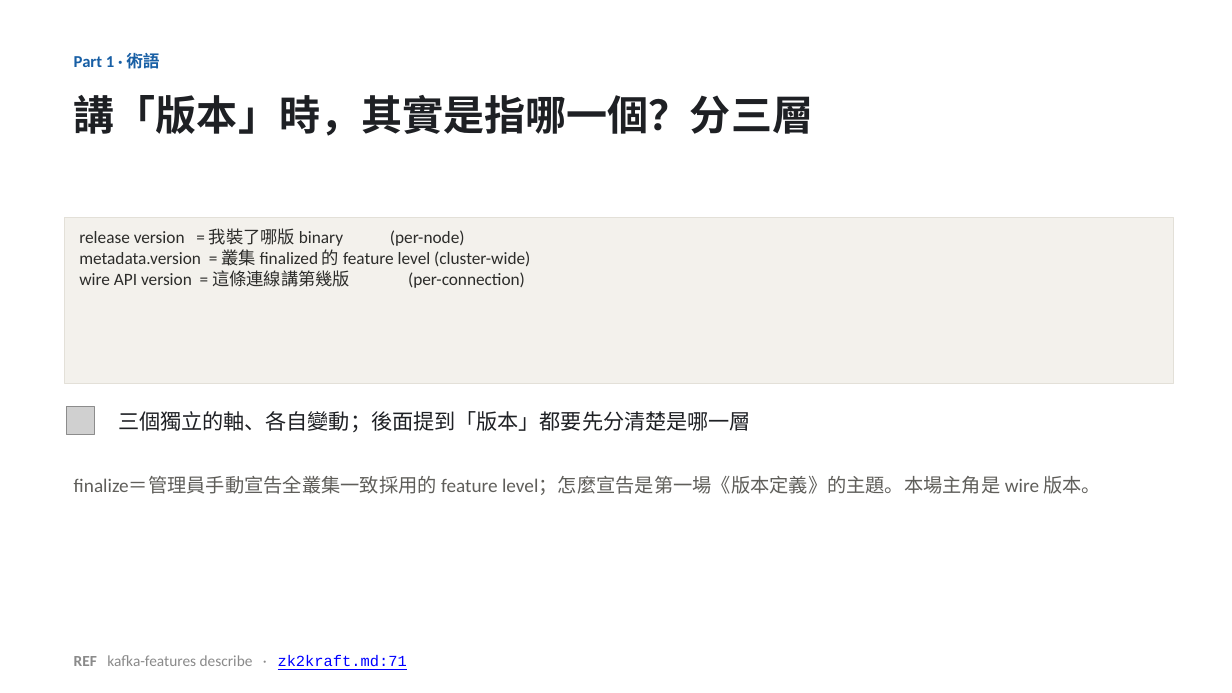
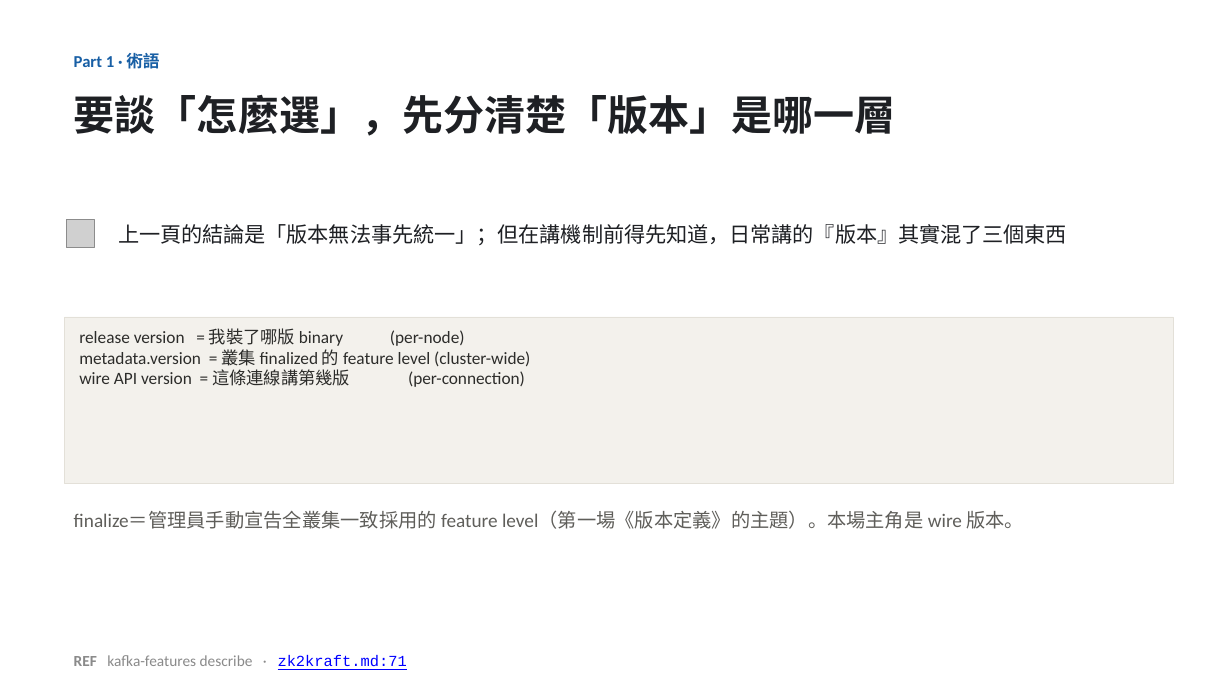
Before and after one commit to unknowntpo/kafka, a slide deck: slide 4 of study/version-control/kafka-version-negotiation.pptx (slide 5 before the commit). Drawn at 1232x693 pixels with LibreOffice and Linux fonts; fonts in the diff are those of the drawing; grey boxes stand for pictures. Boxes give left, top, right and bottom in pixels: in the first picture for what was removed or moved away, otherwise in the second. Text is boxed around its words. In the diff, an @@ line names an element or a change of style, - is before the commit and + after.

Commit message:
study(version-control): 套用 Eric review 第二批（議程/點題動機合併/術語橋/架構a分兩類/對照移位/關線用語）
- 議程 Part 1 回到「為什麼不能一個版本打天下」框架
- 點題＋動機合併成一張：zero downtime→一台一台升→混版；因果收在「不能鎖全叢集同一版」，不寫「連線當下」
- 術語加銜接橋（承上頁）；架構(a) 把 broker↔broker replication 獨立成「不協商」一類，不再放協商底下
- 對照移到 Fetch 舉例之後；quiz 正解「關線」→「關閉連線」；15 張

```diff
--- a/study/version-control/kafka-version-negotiation.pptx
+++ b/study/version-control/kafka-version-negotiation.pptx
@@ text at [74, 95, 896, 136]: text changed @@
-講「版本」時，其實是指哪一個？分三層
+要談「怎麼選」，先分清楚「版本」是哪一層
@@ picture: place and size @@
-picture at [67, 407, 94, 434]
+picture at [67, 220, 94, 248]
@@ text added at [118, 224, 1067, 245], 16.5 pt, text #1E2024 @@
+上一頁的結論是「版本無法事先統一」；但在講機制前得先知道，日常講的『版本』其實混了三個東西
@@ rectangle "release version = 我裝了哪版 binary ...": place and size @@
-rectangle "release version = 我裝了哪版 binary ..." at [65, 217, 1174, 384]
+rectangle "release version = 我裝了哪版 binary ..." at [65, 317, 1174, 483]
@@ text removed at [118, 411, 751, 432] @@
-三個獨立的軸、各自變動；後面提到「版本」都要先分清楚是哪一層
@@ text at [74, 511, 1024, 529]: text changed @@
-finalize＝管理員手動宣告全叢集一致採用的 feature level；怎麼宣告是第一場《版本定義》的主題。本場主角是 wire 版本。
+finalize＝管理員手動宣告全叢集一致採用的 feature level（第一場《版本定義》的主題）。本場主角是 wire 版本。
```
Also in this commit, not shown: 4 other slides changed, 1 slide removed, 2 other files.
